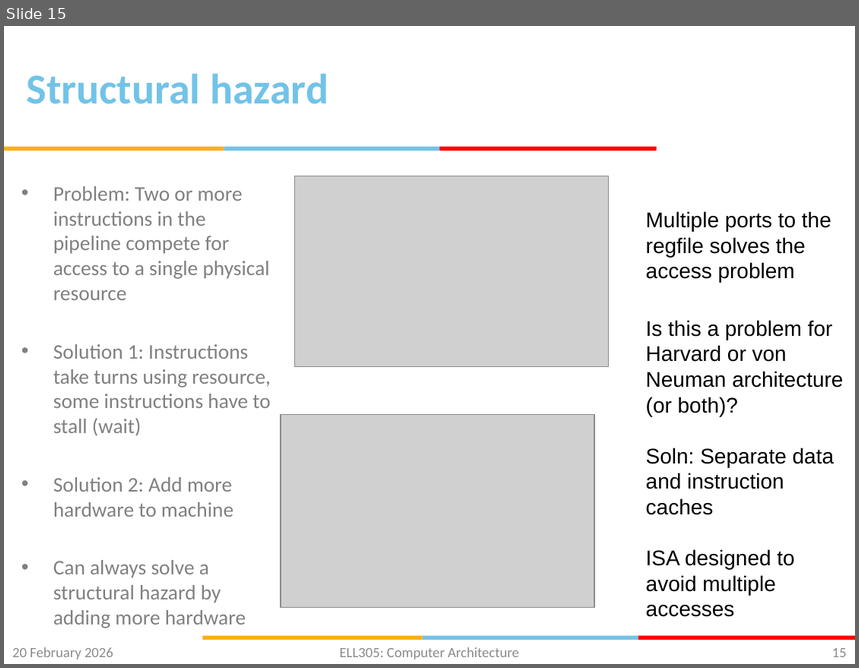
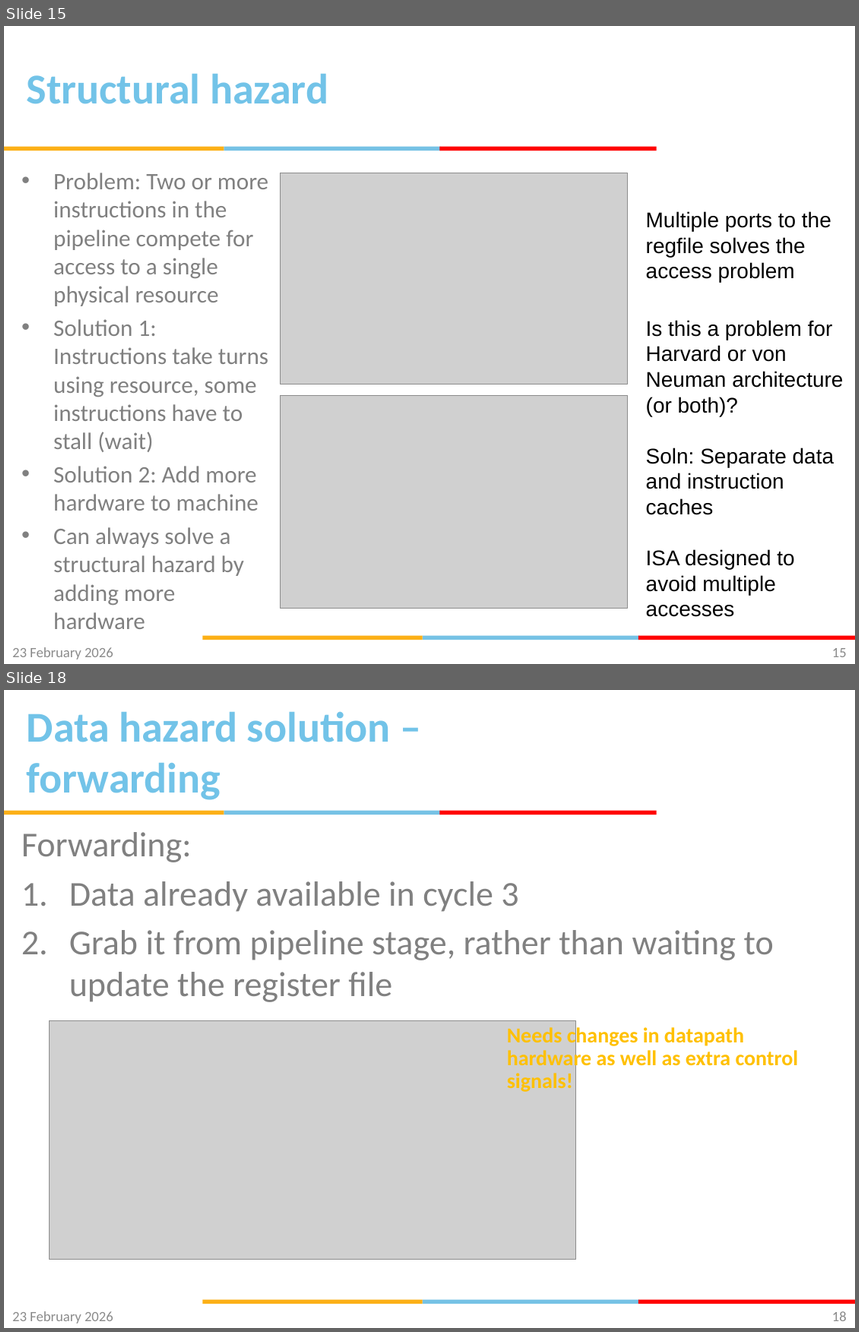
Before and after one commit to gsaurabhr-teaching/csf342-material, a slide deck: Lec-15-19-pipelined-cpu.pptx. Shown one above the other, each under a label of ours: slide 15 before the commit, slides 15 and 18 after it; the slides between them are not shown. The pictures are 859x668 and 859x1332 pixels, drawn with LibreOffice and Linux fonts; fonts in the diff are those of the drawing; grey boxes stand for pictures; background and template pictures are left out. Boxes give left, top, right and bottom in pixels: in the first picture for what was removed or moved away, otherwise in the second. Text is boxed around its words. In the diff, an @@ line names an element or a change of style, - is before the commit and + after.

Commit message:
structural and data hazards

```diff
--- a/Lec-15-19-pipelined-cpu.pptx
+++ b/Lec-15-19-pipelined-cpu.pptx
@@ slide 18 added at bbox=[4, 690, 855, 1328], background #FFFFFF; not listed: 6 template elements that a slide beside it also shows @@
@@ title added at bbox=[27, 711, 391, 800], 36 pt, text #72C3E8, bold @@
+Data hazard solution – forwarding
@@ text added at bbox=[21, 832, 774, 1002], 29.6 pt, text #808080 @@
+Forwarding:
+1. Data already available in cycle 3
+2. Grab it from pipeline stage, rather than waiting to update the register file
@@ picture added at bbox=[49, 1021, 576, 1260] @@
@@ text added at bbox=[507, 1024, 799, 1092], 18 pt, text #FFC000, bold @@
+Needs changes in datapath hardware as well as extra control signals!
@@ text added at bbox=[12, 1312, 113, 1324], 12 pt, text #8C8C8C @@
+23 February 2026
@@ page number added at bbox=[832, 1312, 847, 1322], 12 pt, text #898989 @@
+18
@@ slide 15 changed as well @@
@@ text "Problem: Two or more instructions ...": place and size @@
-text "Problem: Two or more instructions ..." at bbox=[53, 186, 271, 629]
+text "Problem: Two or more instructions ..." at bbox=[53, 173, 268, 629]
@@ text "Problem: Two or more instructions ..." at bbox=[53, 173, 268, 629]: size 17.6 to 20 pt @@
@@ picture: place and size @@
-picture at bbox=[295, 176, 609, 366]
+picture at bbox=[281, 173, 628, 385]
@@ picture: place and size @@
-picture at bbox=[281, 415, 595, 607]
+picture at bbox=[280, 395, 627, 609]
@@ text at bbox=[12, 648, 113, 660]: text changed @@
-20 February 2026
+23 February 2026
@@ text removed at bbox=[340, 648, 519, 660] @@
-ELL305: Computer Architecture
```
Also in this commit, not shown: 14 other slides changed, 4 other slides added.
